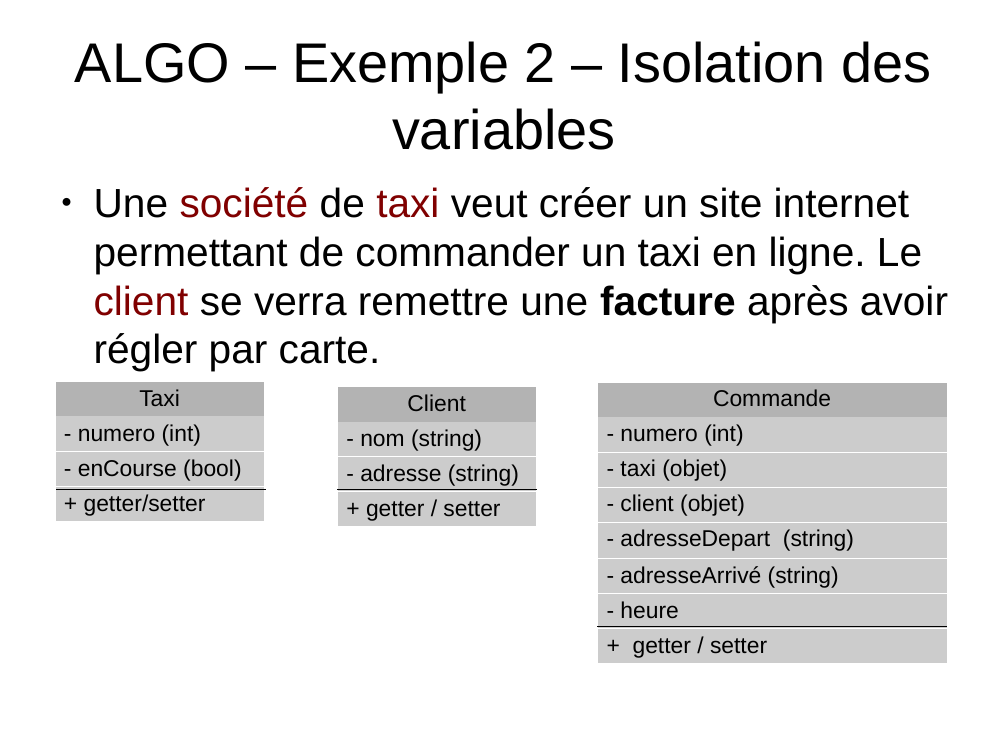
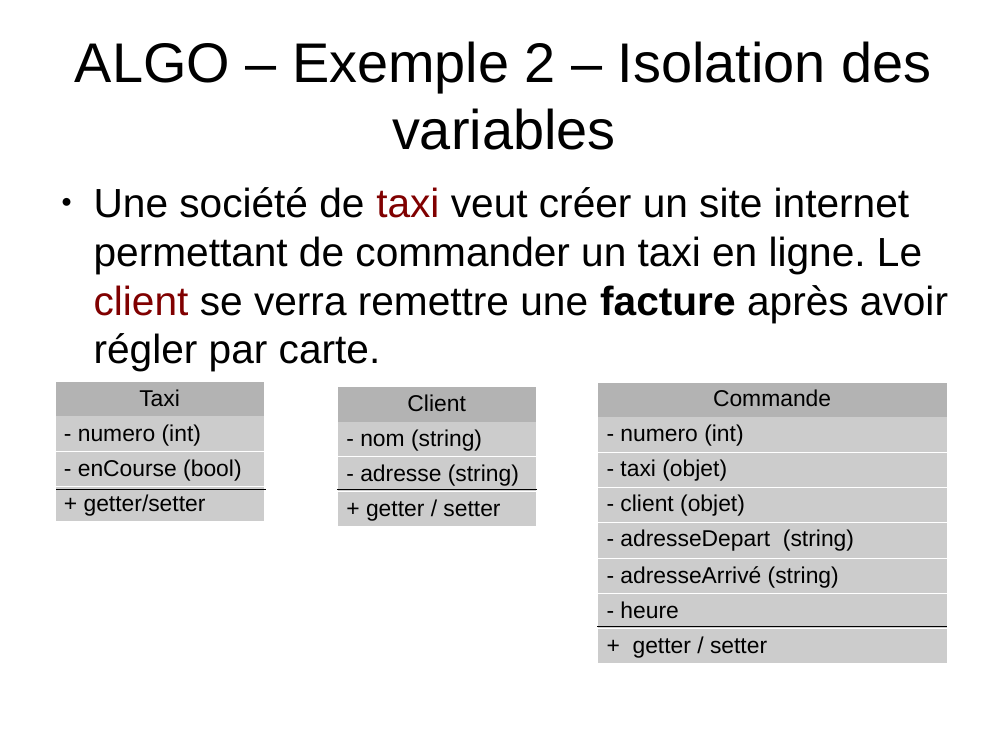
Before and after one commit to NicoM88/formation, a slide deck: slide 8 of ALGO/formation.odp. Drawn at 1008x756 pixels with LibreOffice and Linux fonts; fonts in the diff are those of the drawing. Boxes give left, top, right and bottom in pixels: in the first picture for what was removed or moved away, otherwise in the second. Text is boxed around its words. In the diff, an @@ line names an element or a change of style, - is before the commit and + after.

Commit message:
Modification des slides algo

```diff
--- a/ALGO/formation.odp
+++ b/ALGO/formation.odp
@@ text "Une société de taxi veut ..." at <box>94,187,948,371</box>: text colour #800000 to #000000 in "société" @@
```
Also in this commit, not shown: 11 other files.
